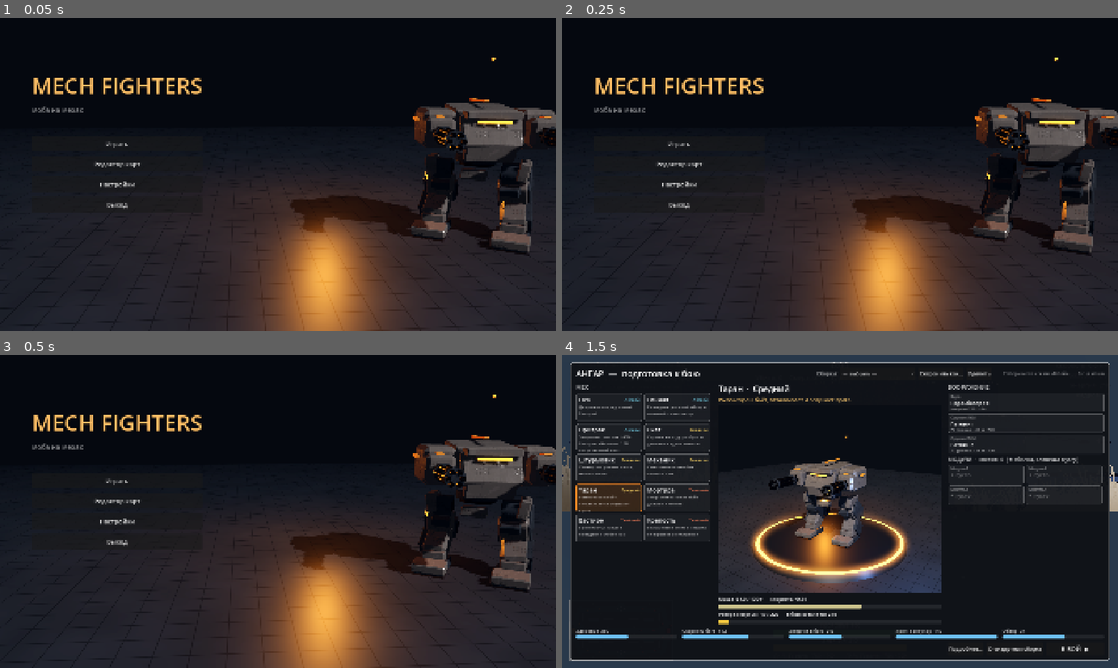
Above: before the commit, frames 1-4 (two rows, left to right).
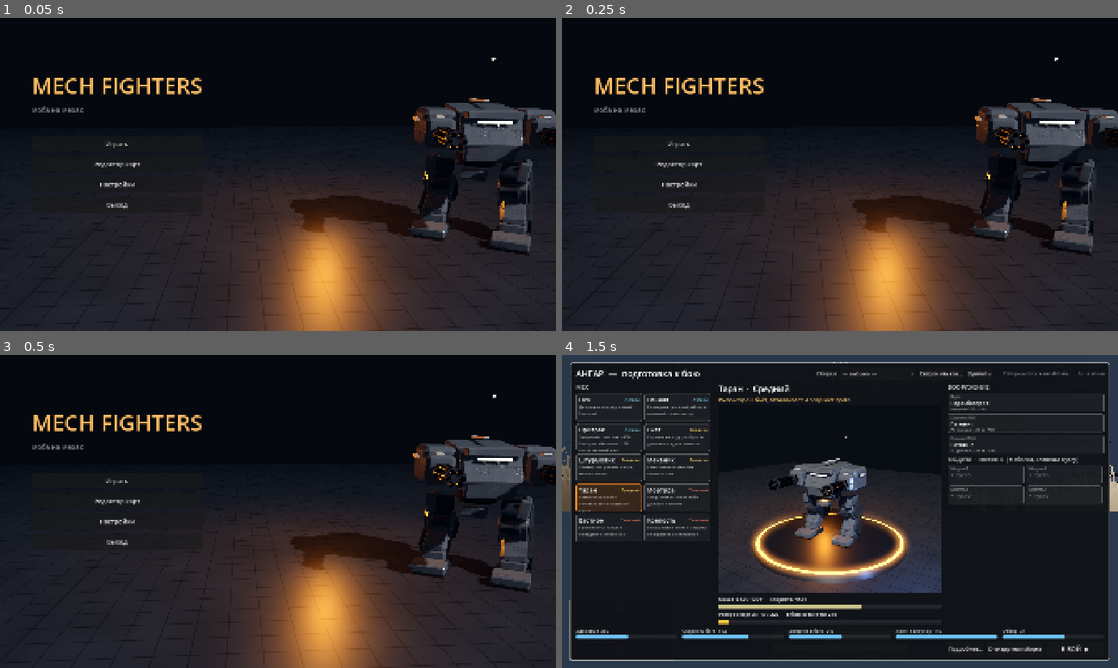
Above: after the commit, the same moments.

Repository: aleskandrkadomcev/mech_fighters
Game: Godot game, scene res://menu.tscn
Two runs of this game, one before a commit and one after it. Both use one fixed random seed, a clock stepped at 60 frames per second and the inputs below.
Inputs:
- Up to frame 1 (0.05 s): no input
- Up to frame 2 (0.25 s): no input
- Up to frame 3 (0.5 s): no input
- Up to frame 4 (1.5 s): click "Играть" at 0.5 s; click "К АНГАРУ ▶" at 1.25 s

The runs differ from the first frame. In frame 1, 0.2% of the frame differs, in the area x 74-100%, y 12-36%; in frame 2, 0.3%; in frame 3, 0.2%; in frame 4, 0.2%.

Commit message:
Луч рельсотрона вдоль выстрела, мехи без краски команды, ники над мехами, ноги Крепости уже
- fx.gd: луч растягивается по своим осям (basis * from_scale), а не по осям мира:
  выстрел вдоль X больше не рисуется полосой поперёк карты. Тест railtest
- мехи без краски команды: модели в своих цветах, коробочные сероватые (Cfg.mech_accent);
  полоска здоровья и ник над каждым мехом: свой светло-синий, союзники зелёные, враги красные
- stance (ширина постановки ног, в F2): у Крепости 0.35
- небо и подсветка нейтральнее: стороны к камере не синие
- ROADMAP: шаг 1 сделан, низкие настройки графики — обязательная задача

Co-Authored-By: Claude Opus 5.5 <noreply@anthropic.com>

Diff:
--- a/scripts/battle.gd
+++ b/scripts/battle.gd
@@ -39,6 +39,8 @@
 		_player_id = id
 	rows[id] = {"name": title, "team": m.team, "player": m.get("is_player") == true, "mech": "",
 		"kills": 0, "deaths": 0, "damage": 0.0, "structures": 0.0, "creeps": 0, "towers": 0}
+	if m.has_method("set_title"):
+		m.set_title(title)     # ник над мехом
 
 
 func set_mech(m: Node, mech_name: String) -> void:
--- a/scripts/dev_autotest.gd
+++ b/scripts/dev_autotest.gd
@@ -36,6 +36,7 @@
 var _nohud := false              # без интерфейса и прицела на земле: чистый кадр
 var _actors: Array = []          # мехи постановки targetshot: [мех, в кого он стреляет]
 var _stuckcheck := false
+var _railtest := false           # рельсотрон: луч должен лежать вдоль выстрела (баг «полоса поперёк карты»)
 var _boom := false               # взрыв рядом с игроком на 5-м кадре (проверка следа гари)
 var _moba_secs := 60
 var _perf := false               # с mobatest: каждые 20 с сколько узлов, объектов, ресурсов и время кадра
@@ -84,6 +85,8 @@
 			_zap = true
 		elif a == "--wallshot":
 			_wallshot = true
+		elif a == "--railtest":
+			_railtest = true
 		elif a.begins_with("--targetshot="):
 			_target = a.trim_prefix("--targetshot=")
 		elif a == "--nohud":
@@ -218,6 +221,8 @@
 		_run_resultshot()
 	if _target != "":
 		_run_targetshot()
+	if _railtest:
+		_run_railtest()
 	if _boom and _frame == 5:
 		Fx.explosion(main.mech.global_position + Vector3(7, 1.8, 3), 4.5)
 		Fx.explosion(main.mech.global_position + Vector3(-6, 1.8, -4), 3.0)
@@ -231,7 +236,7 @@
 		var img := get_viewport().get_texture().get_image()
 		img.save_png("%s/f%04d.png" % [_shot_dir, shot_f])
 		_shots_left.erase(shot_f)
-		if _shots_left.is_empty() and not _inputtest and not _pane …(372 unchanged characters)… d not _resultshot and _target == "" and _mechexport == "":
+		if _shots_left.is_empty() and not _inputtest and not _pane …(372 unchanged characters)… d not _resultshot and _target == "" and not _railtest and _mechexport == "":
 			get_tree().quit()
 
 
@@ -1101,7 +1106,7 @@
 			var v = MV.new()
 			v.st = r["stats"]
 			root.add_child(v)
-			v.build(Cfg.player_color if i % 2 == 0 else Cfg.enemy_color, Color(1, 1, 1) if i % 2 == 0 else Color(1.0, 0.82, 0.8),
+			v.build(Cfg.mech_accent, Color(1, 1, 1),
 				{"legs_scale": r["stats"]["legs_scale"], "hull_scale": r["stats"]["hull_scale"], "style": r["stats"]["style"],
 				"model": r["stats"].get("model", ""), "weapons": [r["weapons"][0]["look"], r["weapons"][1]["look"]], "rockets": e[3]})
 			var pos := Vector3(i * 10.0, 0, row * 14.0)
@@ -1448,6 +1453,37 @@
 	m.snap_interpolation(m)
 	m.demo = {"move": Vector2.ZERO, "fire": false, "aim": s[1]}
 	main.cam._started = false
+
+
+# рельсотрон стреляет вдоль линии (X), поперёк (Z) и по диагонали; меряем, куда вытянут нарисованный луч.
+# Длинная сторона луча должна совпадать с направлением выстрела
+var _rail_dirs := [Vector3(1, 0, 0), Vector3(0, 0, -1), Vector3(1, 0, 1).normalized()]
+var _rail_seen := {}
+
+
+func _run_railtest() -> void:
+	var m = main.mech
+	var k := _frame / 180
+	if _frame == 3:
+		Cfg.creeps_enabled = 0
+		m.set_build({"mech": "mech_fortress", "core": "core_combat", "weapons": ["railgun", "railgun"], "modules": []})
+		m.global_position = Vector3(-8, 0.05, 10)
+		m.shield_left = 0.0
+		m.snap_interpolation(m)
+	if _frame >= 5 and k < _rail_dirs.size():
+		var dir: Vector3 = _rail_dirs[k]
+		m.demo = {"move": Vector2.ZERO, "fire": _frame % 180 > 50, "fire2": false, "aim": m.global_position + dir * 30.0 + Vector3.UP * 1.5}
+	for c in get_tree().current_scene.get_children():
+		if c is MeshInstance3D and c.mesh is BoxMesh and not _rail_seen.has(c.get_instance_id()):
+			_rail_seen[c.get_instance_id()] = true
+			var bb: AABB = c.global_transform * c.get_aabb()
+			var want: Vector3 = _rail_dirs[mini(k, _rail_dirs.size() - 1)]
+			# луч длинный и лежит под тем же углом, что выстрел (до 12°: пушка сбоку корпуса, сведение на прицел)
+			var ang := rad_to_deg(absf(atan2(bb.size.z, bb.size.x) - atan2(absf(want.z), absf(want.x))))
+			var ok := Vector2(bb.size.x, bb.size.z).length() > 1.0 and ang < 12.0
+			print("[RAIL] f=%d выстрел %s размер луча=(%.1f, %.1f, %.1f) %s" % [_frame, want.snapped(Vector3.ONE * 0.01), bb.size.x, bb.size.y, bb.size.z, "ВЕРНО" if ok else "НЕ ТУДА"])
+	if _frame >= 180 * _rail_dirs.size() + 10:
+		get_tree().quit()
 
 
 # что копится в сцене: всего узлов/объектов/ресурсов, время кадра, и какие узлы верхнего уровня самые частые
--- a/scripts/fx.gd
+++ b/scripts/fx.gd
@@ -484,13 +484,17 @@
 	var c := Color(0.5, 0.9, 1.0) if friend else Color(1.0, 0.4, 0.4)
 	var d := to - from
 	var len := maxf(d.length(), 0.1)
+	var dir := d / len
+	# ящик растягиваем по его собственным осям (умножение справа). Basis.scaled() тянет по осям МИРА:
+	# выстрел вдоль X рисовался полосой длиной во весь выстрел поперёк, по Z, «через всю карту»
+	var look := Basis.looking_at(dir, Vector3.UP if absf(dir.y) < 0.99 else Vector3.RIGHT)
 	for layer in 2:
 		var mat := _unshaded(Color(c.r * 3.0, c.g * 3.0, c.b * 3.0, 0.9) if layer == 0 else Color(1, 1, 1, 0.95), true)
 		var bm := BoxMesh.new()
 		bm.size = Vector3(1, 1, 1)
 		var mi := _mesh_node(bm, mat, from + d * 0.5)
 		var w := 0.32 if layer == 0 else 0.1
-		mi.global_transform = Transform3D(Basis.looking_at(d.normalized(), Vector3.UP).scaled(Vector3(w, w, len)), from + d * 0.5)
+		mi.global_transform = Transform3D(look * Basis.from_scale(Vector3(w, w, len)), from + d * 0.5)
 		var tw := mi.create_tween()
 		tw.tween_property(mat, "albedo_color:a", 0.0, 0.35).set_ease(Tween.EASE_IN)
 		tw.tween_callback(mi.queue_free)
--- a/scripts/hangar.gd
+++ b/scripts/hangar.gd
@@ -793,7 +793,7 @@
 	_preview_mech = MechVisual.new()
 	_preview_mech.st = st
 	_preview_root.add_child(_preview_mech)
-	_preview_mech.build(Cfg.player_color, Color(1, 1, 1), look)
+	_preview_mech.build(Cfg.mech_accent, Color(1, 1, 1), look)
 	_preview_mech.position.y = 0.3
 
 
--- a/scripts/hp_bar.gd
+++ b/scripts/hp_bar.gd
@@ -1,9 +1,11 @@
 extends Node3D
-## Полоска здоровья над мехом. Повёрнута лицом к камере.
+## Полоска здоровья над мехом, над ней ник. Повёрнута лицом к камере. Цвет: свой мех, союзник или враг.
 
 const W := 3.2
 
 var color := Color(0.95, 0.25, 0.2)
+var title := ""
+var _label: Label3D
 var _bar: MeshInstance3D
 var _mat: StandardMaterial3D
 var _back: MeshInstance3D
@@ -29,6 +31,19 @@
 	_bar.cast_shadow = GeometryInstance3D.SHADOW_CASTING_SETTING_OFF
 	_back.add_child(_bar)
 
+	_label = Label3D.new()
+	_label.text = title
+	_label.modulate = color
+	_label.outline_modulate = Color(0, 0, 0, 0.85)
+	_label.font_size = 44
+	_label.outline_size = 10
+	_label.pixel_size = 0.013
+	_label.billboard = BaseMaterial3D.BILLBOARD_ENABLED
+	_label.no_depth_test = true
+	_label.render_priority = 2
+	_label.position = Vector3(0, 0.62, 0)
+	add_child(_label)
+
 
 func _process(_delta: float) -> void:
 	# всегда лицом к камере, даже если родитель развёрнут (вражеские турели повёрнуты на 180°)
@@ -45,6 +60,12 @@
 	return m
 
 
+func set_title(t: String) -> void:
+	title = t
+	if _label != null:
+		_label.text = t
+
+
 func set_ratio(k: float) -> void:
 	k = clampf(k, 0.0, 1.0)
 	_bar.scale.x = maxf(k, 0.001)
--- a/scripts/main.gd
+++ b/scripts/main.gd
@@ -809,7 +809,7 @@
 	env.background_color = Color(0.05, 0.06, 0.07)
 	# мягкий рассеянный свет: сверху холодный, как от неба (тени холодные, солнце тёплое)
 	env.ambient_light_source = Environment.AMBIENT_SOURCE_COLOR
-	env.ambient_light_color = Color(0.45, 0.52, 0.68)
+	env.ambient_light_color = Color(0.52, 0.54, 0.6)    # солнце сзади: стороны к камере освещает небо, не слишком синее
 	env.ambient_light_energy = 1.6     # киношная цветопередача сильно давит тёмное: без этого тени чёрные
 	# затенение в углах и под предметами: всё «стоит» на земле
 	env.ssao_enabled = true
@@ -850,8 +850,8 @@
 	# слабая подсветка с противоположной стороны, чтобы тени не были чёрными
 	var fill := DirectionalLight3D.new()
 	fill.rotation_degrees = Vector3(-35, -30, 0)
-	fill.light_energy = 0.35
-	fill.light_color = Color(0.62, 0.64, 0.72)
+	fill.light_energy = 0.4
+	fill.light_color = Color(0.72, 0.7, 0.68)
 	add_child(fill)
 
 
--- a/scripts/mech.gd
+++ b/scripts/mech.gd
@@ -148,10 +148,9 @@
 	hitbox.mech = self
 	add_child(hitbox)
 
-	if not is_player:
-		_bar = HpBar.new()
-		_bar.color = Color(0.4, 0.9, 0.4) if team == 0 else Color(0.95, 0.25, 0.2)
-		add_child(_bar)
+	_bar = HpBar.new()
+	_bar.color = Cfg.bar_self if is_player else (Cfg.bar_ally if team == 0 else Cfg.bar_enemy)
+	add_child(_bar)
 	_make_ability_fx()
 
 	if build.is_empty():
@@ -220,10 +219,8 @@
 		visual = MechVisual.new()
 		visual.st = stats
 		add_child(visual)
-		if team == 0:
-			visual.build(Cfg.player_color, Color(1, 1, 1), look)
-		else:
-			visual.build(Cfg.enemy_color, Color(1.0, 0.82, 0.8), look)
+		# мехи без краски команды: свой/чужой видно по полоске здоровья и нику над мехом
+		visual.build(Cfg.mech_accent, Color(1, 1, 1), look, team == 0)
 		visual.footstep.connect(_on_footstep)
 		_fade = 0.0
 		_snap_next = true
@@ -1238,6 +1235,12 @@
 	else:
 		_w_charge[i] = move_toward(_w_charge[i], 0.0, delta * 2.0 / ct)
 	visual.set_charge(i, _w_charge[i])
+
+
+# ник над полоской здоровья (Battle.register)
+func set_title(t: String) -> void:
+	if _bar != null:
+		_bar.set_title(t)
 
 
 func rail_charge(i: int) -> float:
--- a/scripts/mech_visual.gd
+++ b/scripts/mech_visual.gd
@@ -97,7 +97,7 @@
 var m_glow: StandardMaterial3D
 var m_beam: StandardMaterial3D
 var m_light: StandardMaterial3D
-var _team_paint := Color(1, 1, 1)   # чем красится текстура 3D-модели (цвет команды)
+var _team_paint := Color(1, 1, 1)   # чем красится текстура 3D-модели (сейчас ничем: мехи в своих цветах)
 
 const Art := preload("res://scripts/art.gd")
 
@@ -107,7 +107,9 @@
 # ------------------------------------------------------------------
 
 # look: {legs_scale, hull_scale, weapons: [вид левого, вид правого], rockets: bool}
-func build(team_color: Color, tint: Color, look: Dictionary) -> void:
+# accent: цвет полос и огней на мехе (пока у всех нейтральный — свой/чужой видно по полоске здоровья и нику);
+# friend: свой или чужой — от этого только цвет луча лазера
+func build(accent: Color, tint: Color, look: Dictionary, friend := true) -> void:
 	ls = look.get("legs_scale", 1.0)
 	hs = look.get("hull_scale", 1.0)
 	style = look.get("style", "mid")
@@ -119,10 +121,9 @@
 		model = ""     # файла нет: мех из коробок
 	if model != "":
 		_setup_model_legs()
-	_team_paint = Color(1, 1, 1).lerp(team_color, 0.2) * tint
+	_team_paint = tint
 	_team_paint.a = 1.0
-	# броня слегка окрашена в цвет команды, чтобы мехи отличались не только полосками
-	var paint := Color(0.42, 0.43, 0.44).lerp(team_color, 0.12) * tint
+	var paint := Color(0.42, 0.43, 0.44) * tint
 	m_armor = _mat(paint, 0.35, 0.5)
 	m_armor.emission_enabled = true
 	m_armor.emission = Color(0, 0, 0)
@@ -130,13 +131,13 @@
 	m_armor2.emission_enabled = true
 	m_armor2.emission = Color(0, 0, 0)
 	m_dark = _mat(Color(0.2, 0.2, 0.21), 0.5, 0.5)
-	m_accent = _mat(team_color.darkened(0.15), 0.1, 0.6)
+	m_accent = _mat(accent.darkened(0.15), 0.1, 0.6)
 	m_glow = StandardMaterial3D.new()
-	m_glow.albedo_color = team_color
+	m_glow.albedo_color = accent
 	m_glow.emission_enabled = true
-	m_glow.emission = team_color
+	m_glow.emission = accent
 	m_glow.emission_energy_multiplier = 1.4
-	m_beam = _unshaded((Color(0.55, 0.95, 1.0) if team_color == Cfg.player_color else Color(1.0, 0.35, 0.35)) * 2.2)
+	m_beam = _unshaded((Color(0.55, 0.95, 1.0) if friend else Color(1.0, 0.35, 0.35)) * 2.2)
 	# фактура брони: панели, швы, болты (или текстуры из assets/textures)
 	Art.apply_panels(m_armor, 0.7, "armor")
 	Art.apply_panels(m_armor2, 0.9, "armor")
@@ -749,7 +750,8 @@
 	_hip_h = hip.y
 	_hip_x = absf(hip.x)
 	_hip_z = hip.z
-	_foot_x = absf(ankle.x)
+	# ступни можно свести к бёдрам (число «stance» у меха): у некоторых моделей ноги расставлены слишком широко
+	_foot_x = lerpf(_hip_x, absf(ankle.x), _s("stance", 1.0))
 	_foot_z = ankle.z
 	_ankle_h = ankle.y
 	# колено сзади линии бедро-щиколотка (птичья нога) или впереди (человеческая)
--- a/scripts/menu.gd
+++ b/scripts/menu.gd
@@ -89,7 +89,7 @@
 	var r := Parts.compute(b)
 	_preview.st = r["stats"]
 	root.add_child(_preview)
-	_preview.build(Cfg.player_color, Color(1, 1, 1), {"legs_scale": r["stats"]["legs_scale"], "hull_scale": r["stats"]["hull_scale"],
+	_preview.build(Cfg.mech_accent, Color(1, 1, 1), {"legs_scale": r["stats"]["legs_scale"], "hull_scale": r["stats"]["hull_scale"],
 		"style": r["stats"]["style"], "model": r["stats"].get("model", ""), "weapons": [r["weapons"][0]["look"], r["weapons"][1]["look"]],
 		"rockets": r["abilities"].any(func(a): return a["type"] == "rockets")})
 	_cam = Camera3D.new()
--- a/scripts/parts.gd
+++ b/scripts/parts.gd
@@ -93,7 +93,7 @@
 		"walk_speed": 5.2, "run_speed": 10.0, "accel": 10.0, "decel": 27.0,
 		"dash_speed": 36.0, "dash_time": 0.28, "dash_cooldown": 3.4, "dash_brake": 90.0, "dash_charges": 1,
 		"legs_turn_speed": 150.0, "torso_turn_speed": 170.0, "resist_explosion": 0.25, "resist_stun": 0.3,
-		"stride_walk": 6.0, "stride_run": 6.4, "legs_scale": 1.18, "hull_scale": 1.2},
+		"stride_walk": 6.0, "stride_run": 6.4, "legs_scale": 1.18, "hull_scale": 1.2, "stance": 0.35},
 
 	# ---------------- ЯДРА ----------------
 	"core_battery": {"slot": "core", "name": "Ядро-батарея",
@@ -231,6 +231,7 @@
 	"stride_run": ["Длина шага (бег)", 1, 10, 0.1, "только вид"],
 	"legs_scale": ["Размер ног", 0.5, 1.6, 0.01, "только вид"],
 	"hull_scale": ["Размер корпуса", 0.5, 1.6, 0.01, "только вид"],
+	"stance": ["Ширина постановки ног", 0, 1, 0.05, "только вид, мехи из 3D-моделей: 1 = как в модели, меньше = ступни ближе к бёдрам"],
 	"hp": ["Здоровье", 50, 10000, 10, ""],
 	"hit_radius": ["Радиус хитбокса", 0.5, 10, 0.05, "метров"],
 	"vision": ["Обзор", 5, 80, 1, "метров: сколько видит вокруг себя, укрытия закрывают обзор"],
@@ -334,7 +335,7 @@
 
 const MECH_STATS := ["capacity", "hp", "hit_radius", "vision", "omni", "torso_turn_speed", "resist_explosion", "resist_stun",
 	"walk_speed", "run_speed", "accel", "decel", "dash_speed", "dash_time",
-	"dash_cooldown", "dash_brake", "dash_charges", "legs_turn_speed", "stride_walk", "stride_run", "legs_scale", "hull_scale",
+	"dash_cooldown", "dash_brake", "dash_charges", "legs_turn_speed", "stride_walk", "stride_run", "legs_scale", "hull_scale", "stance",
 	"armor_flat", "regen_hp", "regen_delay", "brace_bonus", "brace_time", "ram_damage", "ram_stun"]
 const WEAPON_STATS := ["ammo", "fire_rate", "damage", "bullet_speed", "range", "spread_stand", "spread_walk", "spread_run",
 	"spread_dash", "spread_per_shot", "spread_shot_max", "spread_grow", "spread_shrink", "recoil", "tracer",
@@ -345,7 +346,7 @@
 	"duration", "break_on_fire", "charges", "trigger_radius", "arm_time", "slow", "slow_time", "heal_per_sec", "delay", "upkeep", "energy_per_damage", "absorb"]
 # значения, если у меха такого числа нет
 const MECH_DEFAULTS := {"dash_charges": 1.0, "moving_spread": 1.0, "energy_regen_mult": 1.0, "cd_mult": 1.0, "brace_time": 0.6,
-	"regen_delay": 4.0, "legs_scale": 1.0, "hull_scale": 1.0}
+	"regen_delay": 4.0, "legs_scale": 1.0, "hull_scale": 1.0, "stance": 1.0}
 
 const DEFAULT_BUILD := {
 	"mech": "mech_assault", "core": "core_combat",
--- a/scripts/settings.gd
+++ b/scripts/settings.gd
@@ -141,6 +141,11 @@
 # Цвета полосок на мехах (в панели их нет, меняются только здесь)
 var player_color := Color(1.0, 0.55, 0.15)
 var enemy_color := Color(1.0, 0.15, 0.12)
+var mech_accent := Color(0.72, 0.7, 0.65)    # полосы и огни на мехах: у всех одинаковые, сероватые
+# полоска здоровья и ник над мехом: свой мех, союзники, враги
+var bar_self := Color(0.45, 0.78, 1.0)
+var bar_ally := Color(0.4, 0.9, 0.4)
+var bar_enemy := Color(0.95, 0.25, 0.2)
 
 
 # ============================================================
Not shown, changed: CLAUDE.md
Not shown, changed: ROADMAP.md
